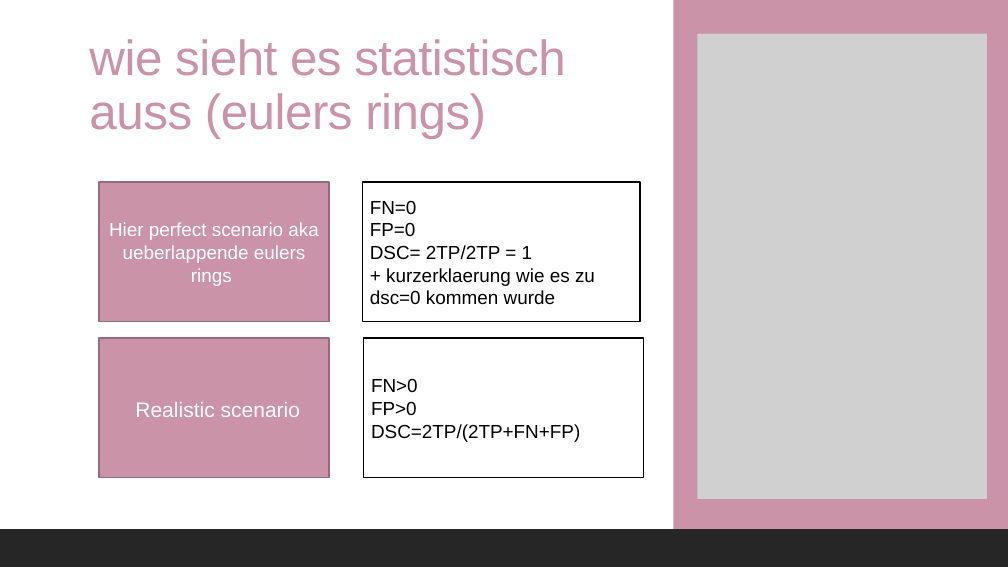
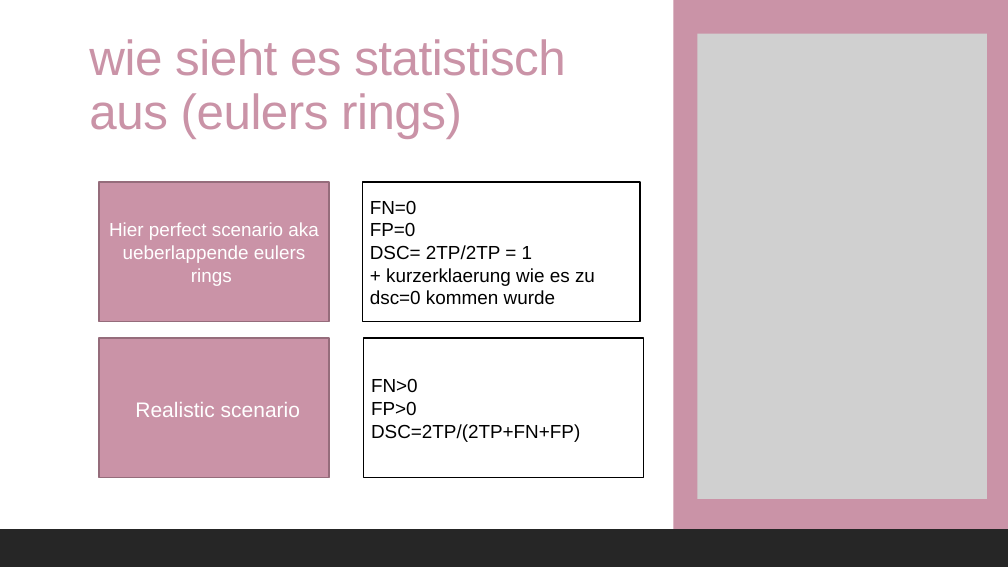
Before and after one commit to datascience-mobi-2022/2022-topic-01-team-04, a slide deck: slide 14 of presentation/layout(2).pptx (slide 10 before the commit). Drawn at 1008x567 pixels with LibreOffice and Linux fonts; fonts in the diff are those of the drawing; grey boxes stand for pictures. Boxes give left, top, right and bottom in pixels: in the first picture for what was removed or moved away, otherwise in the second. Text is boxed around its words. In the diff, an @@ line names an element or a change of style, - is before the commit and + after.

```diff
--- a/presentation/layout(2).pptx
+++ b/presentation/layout(2).pptx
@@ title at box(89, 39, 565, 139): text changed @@
-wie sieht es statistisch auss (eulers rings)
+wie sieht es statistisch aus (eulers rings)
```
Also in this commit, not shown: 4 other slides changed, 4 slides added.
